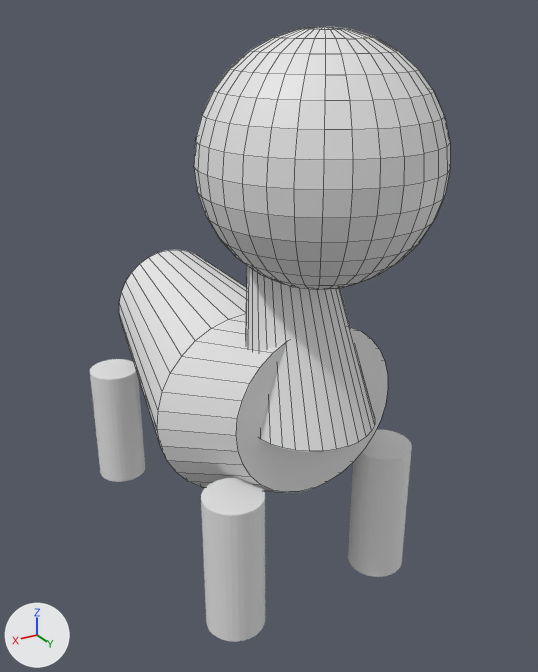
The Blender file BlenderModels/Player.blend: old version first, new version second.
Rendered twice from a camera (50 mm lens) standing at (0.602, 1.13, 0.94) and looking at (-0.019, 0.095, 0.422). Arrows for +X, +Y and +Z are at lower left; the lights stay in place. The picture after the commit comes second. Mesh edges are drawn as thin lines on the coarser meshes.

Before the edit, the objects in view are built like this:
```python
me_cylinder = bpy.data.meshes.new('Cylinder')
me_cylinder.from_pydata(...)  # 96 vertices, 66 faces; spans x -0.86..0.86, y -0.5..1.47, z -1.37..1.29
# before: 64 (0.0, 0.73, -1.37), 65 (0.11, 0.72, -1.37), 66 (0.21, 0.68, -1.37), 67 (0.31, 0.63, -1.37), 68 (0.4, 0.56, -1.37)
# before: 69 (0.46, 0.48, -1.37), 70 (0.52, 0.38, -1.37) at pixel (124, 331), 71 (0.55, 0.28, -1.37) at pixel (121, 322), 72 (0.56, 0.17, -1.37) at pixel (119, 312), 73 (0.55, 0.06, -1.37) at pixel (119, 302)
# before: 74 (0.52, -0.05, -1.37) at pixel (121, 291), 75 (0.46, -0.14, -1.37) at pixel (125, 281), 76 (0.4, -0.23, -1.37) at pixel (131, 272), 77 (0.31, -0.3, -1.37) at pixel (139, 263), 78 (0.21, -0.35, -1.37) at pixel (148, 257)
# before: 79 (0.11, -0.38, -1.37) at pixel (157, 252), 80 (0.0, -0.39, -1.37) at pixel (168, 250), 81 (-0.11, -0.38, -1.37) at pixel (178, 249), 82 (-0.21, -0.35, -1.37) at pixel (187, 251), 83 (-0.31, -0.3, -1.37) at pixel (196, 254)
# before: 84 (-0.4, -0.23, -1.37) at pixel (204, 259), 85 (-0.46, -0.14, -1.37), 86 (-0.52, -0.05, -1.37), 87 (-0.55, 0.06, -1.37), 88 (-0.56, 0.17, -1.37)
# before: 89 (-0.55, 0.28, -1.37), 90 (-0.52, 0.38, -1.37), 91 (-0.46, 0.48, -1.37), 92 (-0.4, 0.56, -1.37), 93 (-0.31, 0.63, -1.37)
# before: 94 (-0.21, 0.68, -1.37), 95 (-0.11, 0.72, -1.37)
me_cylinder_005 = bpy.data.meshes.new('Cylinder.005')
me_cylinder_005.from_pydata(...)  # 64 vertices, 34 faces; spans x -0.106..0.106, y -0.126..0.131, z -0.199..0.25
me_sphere_001 = bpy.data.meshes.new('Sphere.001')
me_sphere_001.from_pydata(...)  # a UV sphere (32 segments, 16 rings, poles along z) spanning x -1.0..1.0, y -1.0..1.0, z -1.0..1.0
ob_body = bpy.data.objects.new('Body', me_cylinder)
ob_body.location = (0.0, 0.0, 0.4)
ob_body.rotation_euler = (-1.571, 0.0, 0.0)  # degrees (-90, 0, 0)
ob_body.scale = (0.212, 0.212, 0.212)
ob_head = bpy.data.objects.new('Head', me_sphere_001)
ob_head.location = (0.0, 0.267, 0.751)
ob_head.scale = (0.176, 0.176, 0.176)
ob_neck = bpy.data.objects.new('Neck', me_cylinder_005)
ob_neck.location = (0.0, 0.228, 0.542)
# also in view: 'FrontLeftLeg' at (-0.149, 0.266, 0.125); 'BackRightLeg' at (0.149, -0.266, 0.125); 'FrontRightLeg' at (0.149, 0.266, 0.125)
```
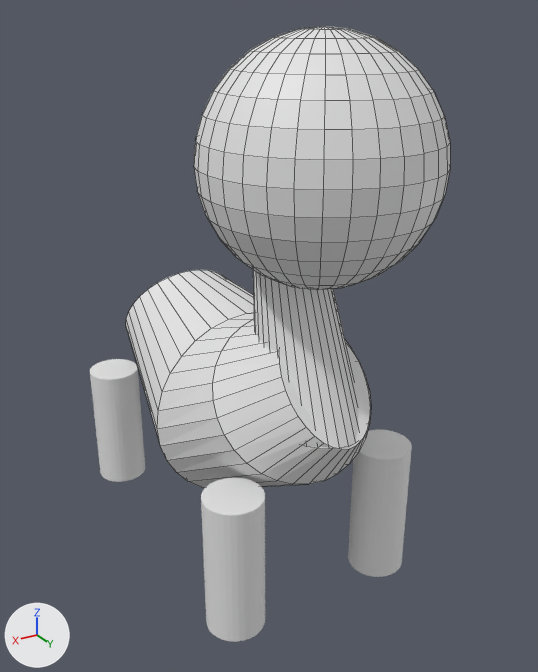
Commit message: Make the neck and body join smoother

The change in detail:
me_cylinder is used by ob_body; location (0.0, 0.0, 0.4); rotation (-1.571, 0.0, 0.0), in degrees (-90, 0, 0); scale (0.212, 0.212, 0.212).
Verts and faces of me_cylinder; kept vertices keep their numbers, new ones are numbered from 96.
me_cylinder had 96 vertices, 66 faces and spanned x -0.86..0.86, y -0.5..1.47, z -1.37..1.29.
me_cylinder now has 128 vertices, 98 faces and spans x -0.86..0.86, y -0.53..1.47, z -1.47..1.7.
Part 1, on me_cylinder:
1 face is deleted.
32 vertices move from x -0.69..0.69, y -0.5..0.87, z 1.29 to x -0.69..0.69, y -0.36..0.73, z 0.58..1.42.
32 vertices are added at x -0.33..0.33, y -0.53..0.29, z 1.08..1.7.
33 new faces join them.
Part 2, on me_cylinder:
Vertices 79, 80, 81 move by (0.0, 0.08, 0.48).
Vertex 64 moves to (0.0, 0.65, -1.47).
Vertex 65 moves to (0.11, 0.64, -1.46).
Vertex 95 moves to (-0.11, 0.64, -1.46).
Vertex 66 moves to (0.21, 0.61, -1.45).
Vertex 94 moves to (-0.21, 0.61, -1.45).
Vertex 67 moves to (0.31, 0.57, -1.42).
Vertex 93 moves to (-0.31, 0.57, -1.42).
Vertex 68 moves to (0.4, 0.51, -1.38).
Vertex 92 moves to (-0.4, 0.51, -1.38).
Vertex 69 moves to (0.46, 0.43, -1.34).
Vertex 91 moves to (-0.46, 0.43, -1.34).
Vertex 70 moves to (0.52, 0.35, -1.29), pixel (127, 331).
Vertex 90 moves to (-0.52, 0.35, -1.29).
Vertex 71 moves to (0.55, 0.26, -1.23), pixel (125, 325).
Vertex 89 moves to (-0.55, 0.26, -1.23).
Vertex 72 moves to (0.56, 0.17, -1.18), pixel (126, 318).
Vertex 88 moves to (-0.56, 0.17, -1.18).
Vertex 73 moves to (0.55, 0.08, -1.12), pixel (128, 311).
Vertex 87 moves to (-0.55, 0.08, -1.12).
Vertex 74 moves to (0.52, -0.01, -1.07), pixel (133, 303).
Vertex 86 moves to (-0.52, -0.01, -1.07).
Vertex 75 moves to (0.46, -0.1, -1.02), pixel (139, 296).
Vertex 85 moves to (-0.46, -0.1, -1.02), pixel (226, 279).
Vertex 76 moves to (0.4, -0.17, -0.97), pixel (147, 289).
Vertex 84 moves to (-0.4, -0.17, -0.97), pixel (221, 275).
Vertex 77 moves to (0.31, -0.23, -0.94), pixel (157, 282).
Vertex 83 moves to (-0.31, -0.23, -0.94), pixel (215, 272).
Vertex 78 moves to (0.21, -0.27, -0.91), pixel (167, 277).
Vertex 82 moves to (-0.21, -0.27, -0.91), pixel (208, 270).
me_cylinder_005 is used by ob_neck; location (0.0, 0.228, 0.542).
me_cylinder_005 had 64 vertices, 34 faces and spanned x -0.106..0.106, y -0.126..0.131, z -0.199..0.25.
me_cylinder_005 now has 64 vertices, 34 faces and spans x -0.078..0.078, y -0.126..0.131, z -0.199..0.25.
me_cylinder_005 part 3: all 30 vertices in x -0.106..0.106, y -0.078..0.129, z -0.199 are scaled about their middle by (0.737, 1, 1).

Boxes (x1, y1, x2, y2) around the edits, measured in the pictures (538 x 672 px; the box of a moved part takes in the faces that stretch with it):
'Body', reshaped (9% narrower, 10% shorter)
    before: (119, 250, 388, 492)
    after: (126, 270, 371, 488)
'Neck', reshaped
    before: (246, 265, 375, 451)
    after: (253, 270, 358, 449)
part 1 of me_cylinder, cut back
    before: (157, 314, 388, 492)
    after: (157, 313, 371, 488)
part 2 of me_cylinder, moved or reshaped
    before: (119, 250, 247, 443)
    after: (126, 270, 254, 443)
